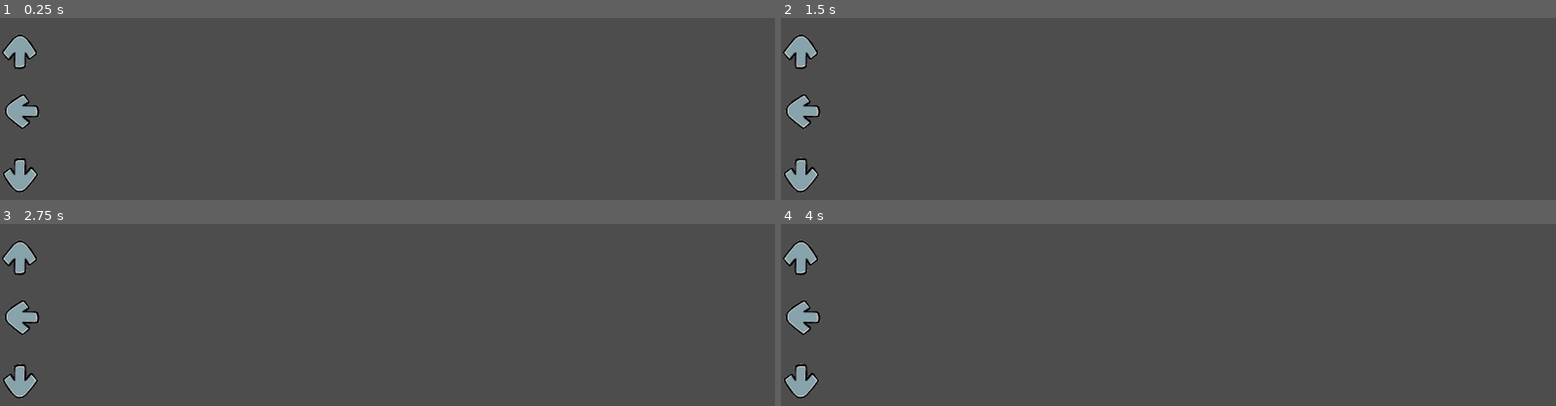
Above: before the commit, frames 1-4 (two rows, left to right).
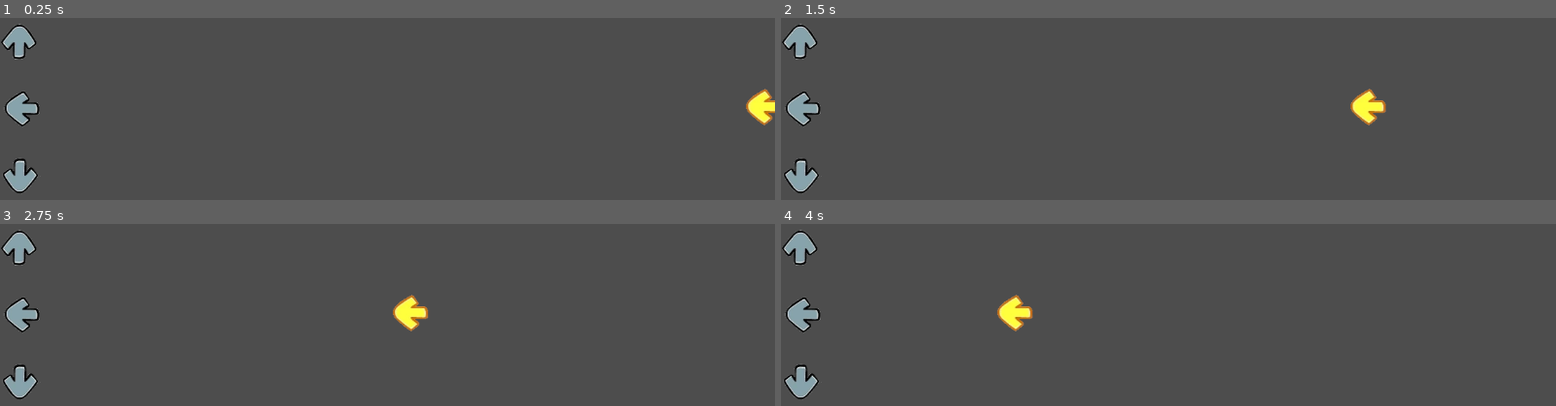
Above: after the commit, the same moments.

Repository: piperinnshall/wlgg-world-day
Game: Godot game, scene res://src/stages/stage_one.tscn
Two runs of this game, one before a commit and one after it. Both use one fixed random seed, a clock stepped at 60 frames per second and the inputs below.
Inputs:
- Up to frame 1 (0.25 s): no input
- Up to frame 2 (1.5 s): no input
- Up to frame 3 (2.75 s): no input
- Up to frame 4 (4 s): no input

The runs differ from the first frame. In frame 1, 1.6% of the frame differs, in the area x 0-100%, y 3-97%; in frame 2, 1.6%, in the area x 0-79%, y 3-97%; in frame 3, 1.6%; in frame 4, 1.6%.

Commit message:
feat: Add moving keys

Diff:
--- a/src/nodes/key_listener.tscn
+++ b/src/nodes/key_listener.tscn
@@ -1,7 +1,7 @@
 [gd_scene load_steps=3 format=3 uid="uid://hoctgo107djf"]
 
 [ext_resource type="Texture2D" uid="uid://b0elu6pseod4b" path="res://assets/arrows.webp" id="1_610d0"]
-[ext_resource type="Script" uid="uid://b3ol2xekigwkq" path="res://src/nodes/key_listener.gd" id="2_irskc"]
+[ext_resource type="Script" uid="uid://b3ol2xekigwkq" path="res://src/scripts/key_listener.gd" id="2_irskc"]
 
 [node name="KeyListener" type="Sprite2D"]
 texture = ExtResource("1_610d0")
--- /dev/null
+++ b/src/nodes/moving_key.tscn
@@ -0,0 +1,11 @@
+[gd_scene load_steps=3 format=3 uid="uid://cuauiothj2n12"]
+
+[ext_resource type="Texture2D" uid="uid://b0elu6pseod4b" path="res://assets/arrows.webp" id="1_wik0u"]
+[ext_resource type="Script" uid="uid://b2q3obowfut2" path="res://src/scripts/moving_key.gd" id="2_l2fd5"]
+
+[node name="MovingKey" type="Sprite2D"]
+texture = ExtResource("1_wik0u")
+hframes = 4
+vframes = 3
+frame = 4
+script = ExtResource("2_l2fd5")
--- /dev/null
+++ b/src/scripts/moving_key.gd
@@ -0,0 +1,9 @@
+extends Sprite2D
+
+@export var move_speed: float = 3.5
+
+func _process(delta: float) -> void:
+	position += Vector2(-move_speed,  0)
+
+	if position.x < -545.0:
+		print("over")
--- a/src/stages/stage_one.tscn
+++ b/src/stages/stage_one.tscn
@@ -1,22 +1,24 @@
-[gd_scene load_steps=2 format=3 uid="uid://bbs7jf76v05oi"]
+[gd_scene load_steps=3 format=3 uid="uid://bbs7jf76v05oi"]
 
 [ext_resource type="PackedScene" uid="uid://hoctgo107djf" path="res://src/nodes/key_listener.tscn" id="1_r7fs1"]
+[ext_resource type="PackedScene" uid="uid://cuauiothj2n12" path="res://src/nodes/moving_key.tscn" id="2_sio3b"]
 
 [node name="StageOne" type="Node2D"]
 
 [node name="Camera2D" type="Camera2D" parent="."]
 
 [node name="KeyListenerLeft" parent="." instance=ExtResource("1_r7fs1")]
-position = Vector2(-545, 4)
+position = Vector2(-545, 0)
 key_name = "key_Q"
 
-[node name="KeyListenerUp" parent="." instance=ExtResource("1_r7fs1")]
-position = Vector2(-519, -74)
-offset = Vector2(-25, -11)
-frame = 2
-key_name = "key_W"
-
 [node name="KeyListenerDown" parent="." instance=ExtResource("1_r7fs1")]
-position = Vector2(-545, 99)
+position = Vector2(-545, 100)
 frame = 1
 key_name = "key_E"
+
+[node name="KeyListener" parent="." instance=ExtResource("1_r7fs1")]
+position = Vector2(-545, -100)
+frame = 2
+
+[node name="MovingKey" parent="." instance=ExtResource("2_sio3b")]
+position = Vector2(610, 0)
Not shown, added: assets/FreeMusic1.mp3.import
Renamed: src/nodes/key_listener.gd -> src/scripts/key_listener.gd
Renamed: src/nodes/key_listener.gd.uid -> src/scripts/key_listener.gd.uid
Not shown, added: src/scripts/moving_key.gd.uid
